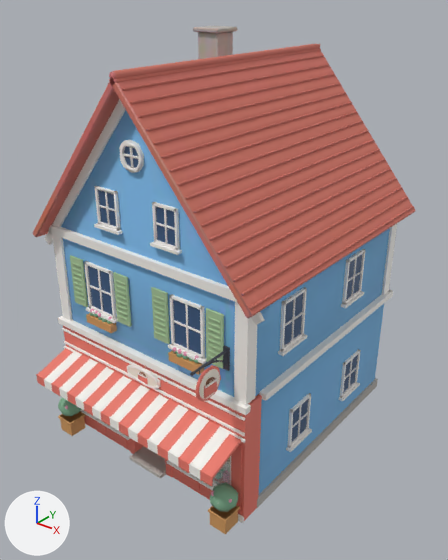
The glTF model public/env/shop-front.glb: old version first, new version second.
Before and after are seen from a camera (50 mm lens) standing at (9.96, -12.44, 12.19) and looking at (0.25, -0.3, 4.67). Every picture has the same lights, and +X, +Y and +Z are marked at lower left. The older version comes first. Where no turn or scale is listed for an object, it has been applied to the vertices. Vertices at exactly the same position are counted once.

Objects in the first picture: 'shop-front_body', 'shop-front_details' and 1 more.
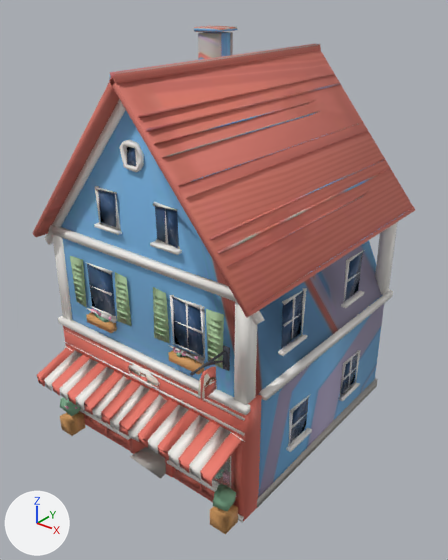
Changed parts and their boxes (x1, y1, x2, y2) in the pictures (448 x 560 px):
```json
{"object": "shop-front_body", "change": "reshaped", "before": [33, 25, 415, 494], "after": [33, 25, 415, 498]}
{"object": "shop-front_details", "change": "reshaped, moved", "before": [36, 99, 397, 534], "after": [37, 99, 398, 534]}
{"part": 1, "of": "me_shop_front_body", "change": "deleted", "before": [122, 55, 408, 296]}
{"part": 2, "of": "me_shop_front_body", "change": "cut back", "before": [33, 27, 415, 397], "after": [39, 77, 242, 297]}
{"part": 3, "of": "me_shop_front_body", "change": "deleted", "before": [276, 304, 384, 393], "on screen": "blue"}
{"part": 4, "of": "me_shop_front_body", "change": "surface changed", "before": [33, 25, 415, 494], "after": [33, 25, 415, 494]}
{"part": 5, "of": "me_shop_front_details", "change": "deleted", "before": [94, 147, 357, 503]}
{"part": 6, "of": "me_shop_front_details", "change": "cut back", "before": [37, 99, 397, 534], "after": [44, 147, 231, 478], "on screen": "mostly hidden afterwards"}
```

The change, as JSON lines over the scene's bpy script:
```json
{"block": "me_shop_front_body", "where": "# used by ob_shop_front_body; location = (0.0, 0.4, 5.49)"}
{"op": "remove", "block": "me_shop_front_body", "code": "me_shop_front_body.from_pydata(...)  # 691 vertices, 1216 faces; spans x -3.6..3.6, y -4.02..4.02, z -5.49..5.49"}
{"op": "add", "block": "me_shop_front_body", "code": "me_shop_front_body.from_pydata(...)  # 207 vertices, 271 faces; spans x -3.6..3.6, y -4.02..4.02, z -5.49..5.49"}
{"block": "me_shop_front_body", "change": "me_shop_front_body part 1: 10 loose pieces with 163 vertices, spanning x -2.11..3.34, y -3.98..3.98, z 0.97..4.7, are deleted"}
{"block": "me_shop_front_body", "change": "me_shop_front_body part 2: 2 vertices moved within x -3.52..0.0, y -4.02..3.98, z 0.76..4.91; 319 vertices removed from x -3.6..3.6, y -4.02..4.02, z 0.54..5.46"}
{"block": "me_shop_front_body", "change": "me_shop_front_body part 3: 2 vertices removed from x -3.18..3.18, y 3.58, z -2.0"}
{"block": "me_shop_front_body", "change": "me_shop_front_body part 4: 50 kept faces spanning x -3.58..3.6, y -4.02..3.99, z -5.49..5.49 get new texture (UV) coordinates"}
{"block": "me_shop_front_details", "where": "# used by ob_shop_front_details; location = (0.0, 0.0, 5.08)"}
{"op": "remove", "block": "me_shop_front_details", "code": "me_shop_front_details.from_pydata(...)  # 10019 vertices, 19092 faces; spans x -3.62..3.62, y -4.4..4.4, z -5.08..5.08"}
{"op": "add", "block": "me_shop_front_details", "code": "me_shop_front_details.from_pydata(...)  # 2374 vertices, 3537 faces; spans x -3.62..3.62, y -4.4..4.4, z -5.08..5.08"}
{"block": "me_shop_front_details", "change": "me_shop_front_details part 5: 37 loose pieces with 498 vertices, spanning x -3.09..3.25, y -4.14..1.63, z -4.3..3.9, are deleted"}
{"block": "me_shop_front_details", "change": "me_shop_front_details part 6: 31 vertices moved within x -2.85..2.85, y -4.4..3.98, z -4.93..3.89; 7148 vertices removed from x -3.62..3.62, y -4.4..4.4, z -5.08..5.08; 1 vertex added at x -1.95, y -3.0, z -4.09"}
```
